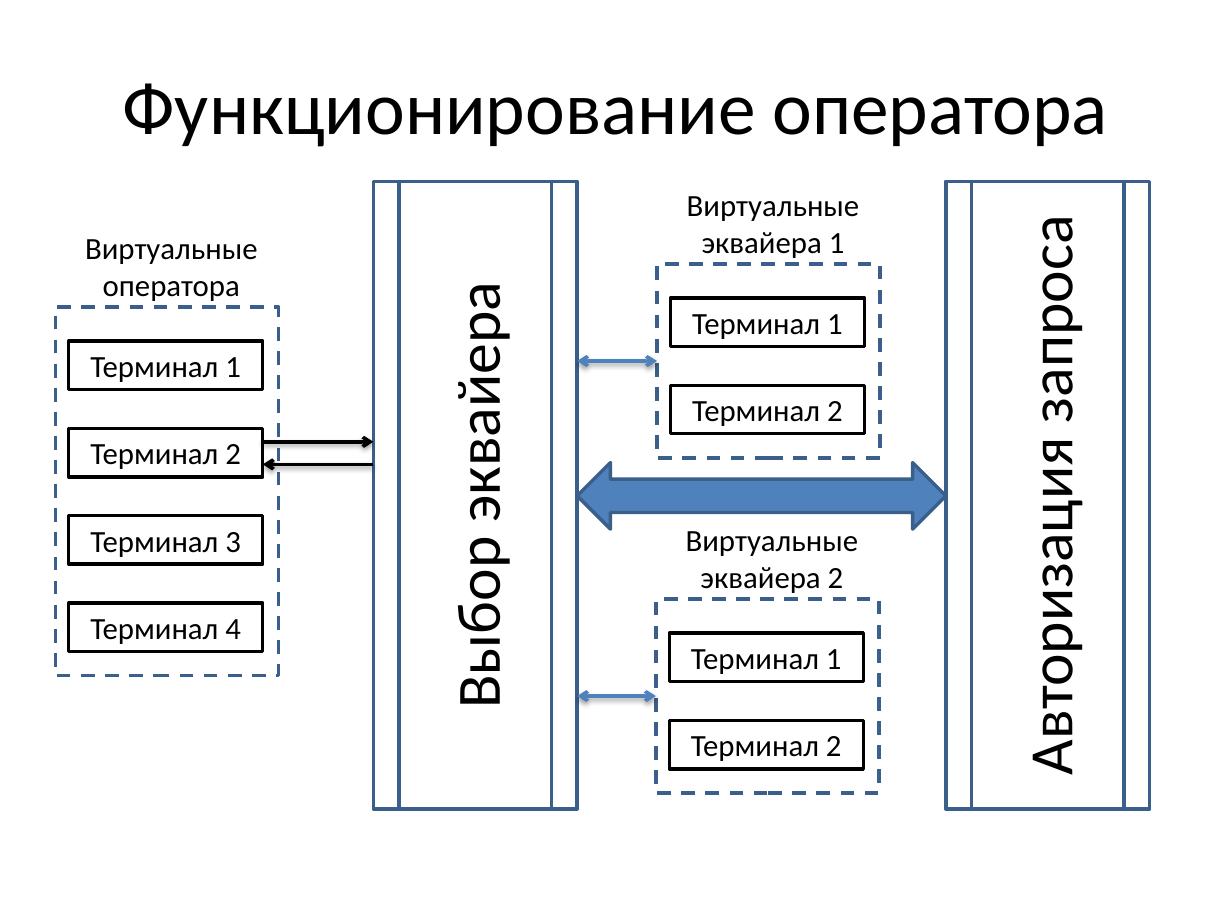
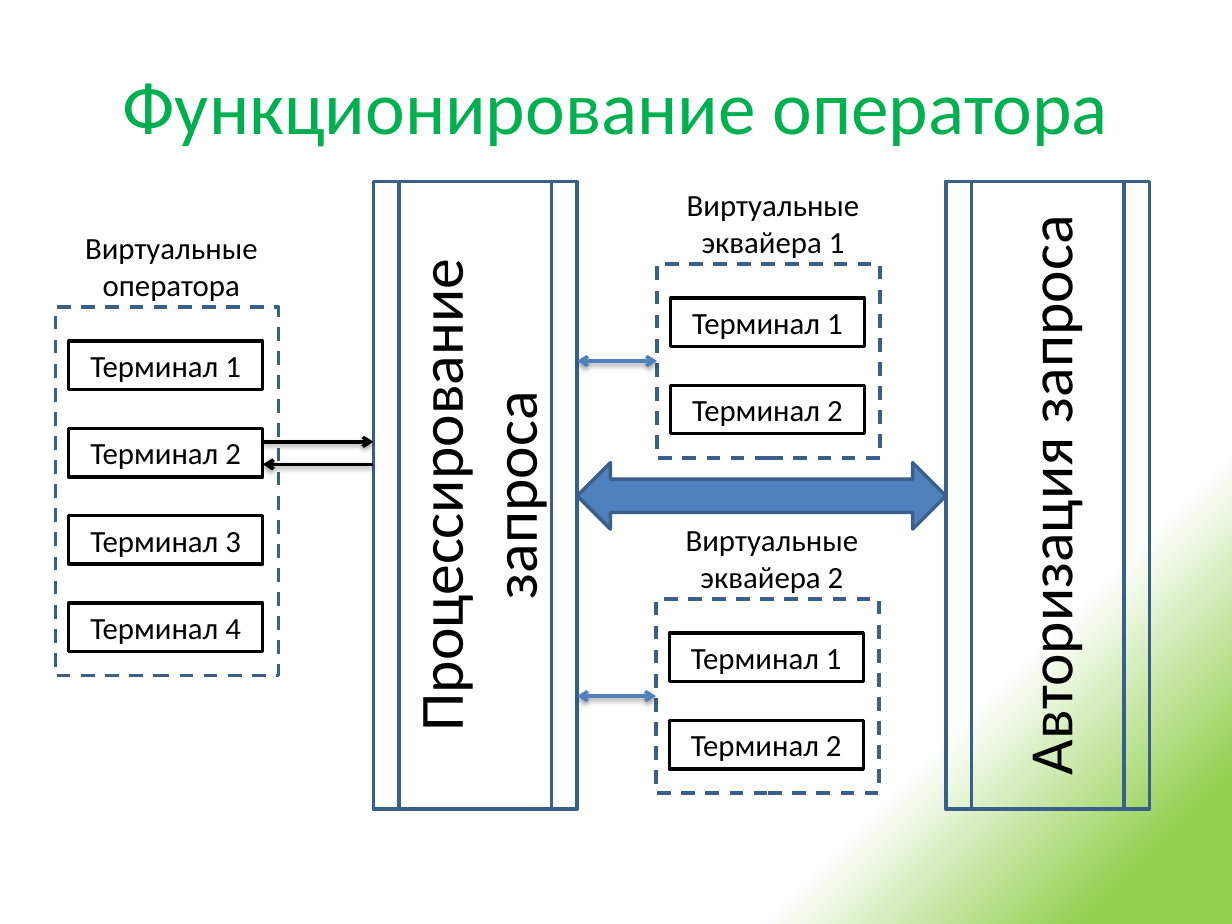
Before and after one commit to urgal/scft, a slide deck: slide 4 of Docs/Презентация решения.pptx. Drawn at 1232x924 pixels with LibreOffice and Linux fonts; fonts in the diff are those of the drawing. Boxes give left, top, right and bottom in pixels: in the first picture for what was removed or moved away, otherwise in the second. Text is boxed around its words. In the diff, an @@ line names an element or a change of style, - is before the commit and + after.

```diff
--- a/Docs/Презентация решения.pptx
+++ b/Docs/Презентация решения.pptx
@@ background #FFFFFF to gradient #92D050 to #FFFFFF @@
@@ title "Функционирование оператора" at [123,83,1108,147]: text colour #000000 to #00B050 @@
@@ text in flow chart predefined process at [404,306,553,716]: text changed @@
-Выбор эквайера
+Процессирование
+запроса
```
Also in this commit, not shown: 3 other slides changed, 5 slides added, 6 other files.
